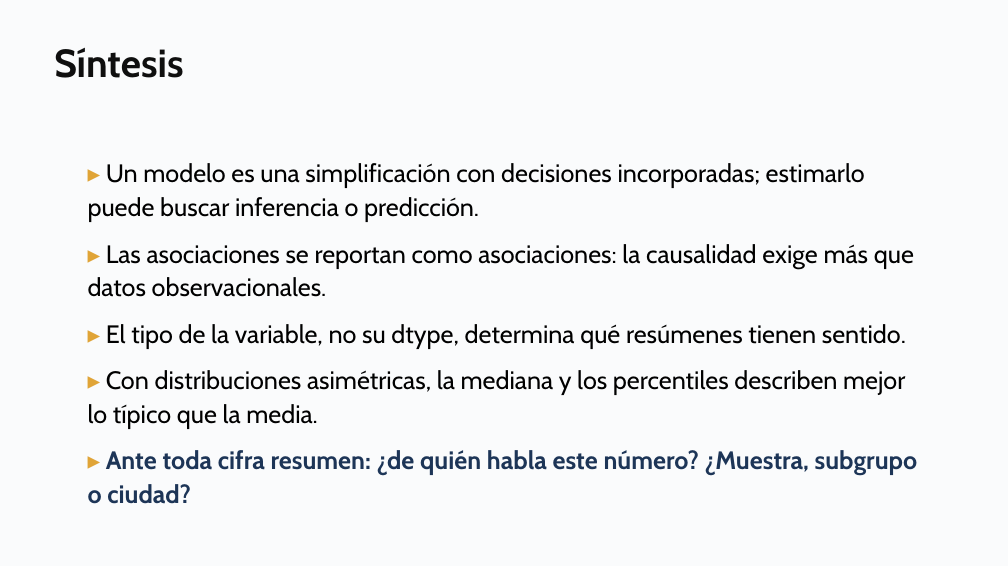
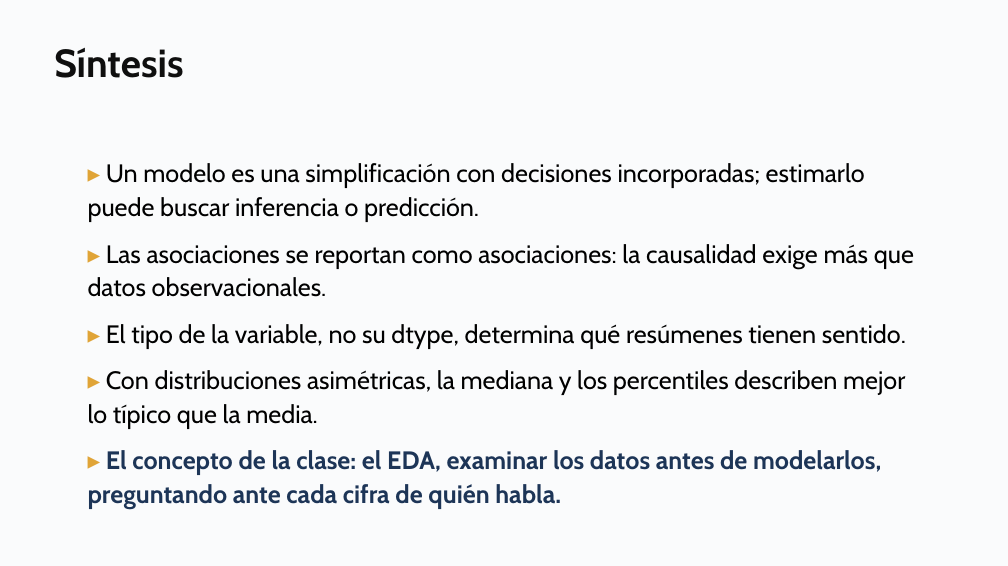
Before and after one commit to daniopitz/cienciadatos, a slide deck: slide 35 of presentaciones/clase02_pandas_eda.pptx. Drawn at 1008x566 pixels with LibreOffice and Linux fonts; fonts in the diff are those of the drawing. Boxes give left, top, right and bottom in pixels: in the first picture for what was removed or moved away, otherwise in the second. Text is boxed around its words. In the diff, an @@ line names an element or a change of style, - is before the commit and + after.

```diff
--- a/presentaciones/clase02_pandas_eda.pptx
+++ b/presentaciones/clase02_pandas_eda.pptx
@@ text at <box>88,450,881,509</box>: text changed @@
-▸ Ante toda cifra resumen: ¿de quién habla este número? ¿Muestra, subgrupo o ciudad?
+▸ El concepto de la clase: el EDA, examinar los datos antes de modelarlos, preguntando ante cada cifra de quién habla.
```
Also in this commit, not shown: 1 other slide changed, 2 other files.
